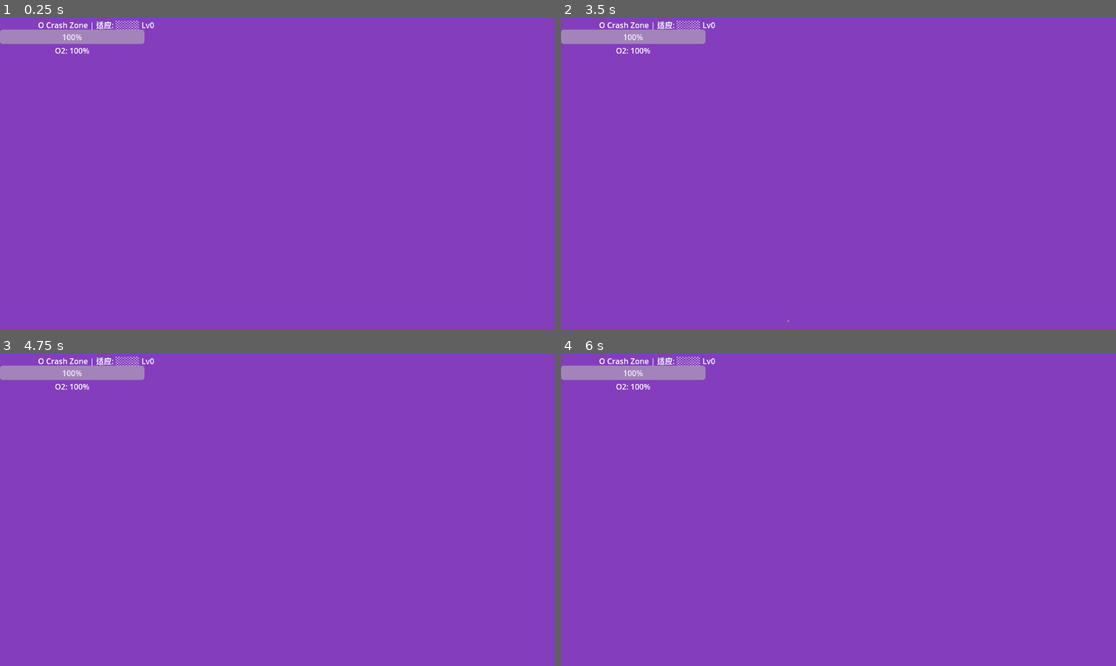
Above: before the commit, frames 1-4 (two rows, left to right).
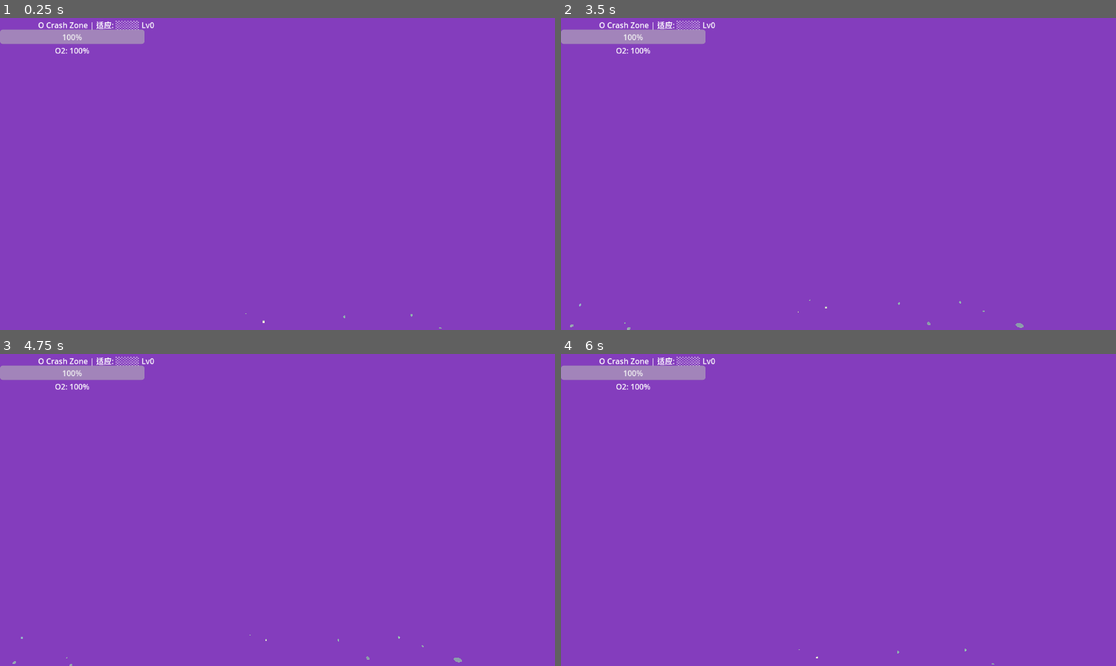
Above: after the commit, the same moments.

Repository: qnctx/star-abyss-game
Game: Godot game, scene res://scenes/main.tscn
Two runs of this game, one before a commit and one after it. Both use one fixed random seed, a clock stepped at 60 frames per second and the inputs below.
Inputs (mouse positions are in pixels of both pictures, inside the frame that each line leads up to):
- Up to frame 1 (0.25 s): no input
- Up to frame 2 (3.5 s): tap Enter at 0.5, 2 s; move the mouse to (960, 158) at 0.52 s; hold D (move_right) 0.53-1.28 s; hold E (interact) 0.53-1.28 s; tap Space at 1.25, 2.75 s; move the mouse to (727, 189) at 1.27 s; hold S (move_back) 1.28-2.03 s; click (727, 189) at 1.35 s; move the mouse to (894, 105) at 2.02 s; hold D (move_right) 2.03-2.78 s; hold Shift (sprint) 2.03-2.78 s; move the mouse to (810, 236) at 2.77 s; hold W (move_forward) from 2.78 s (still down); tap T (teleport) at 2.85 s
- Up to frame 3 (4.75 s): move the mouse to (444, 556) at 3.52 s; release W (move_forward) at 3.53 s; hold E (interact) 3.53-4.28 s; hold A (move_left) from 3.53 s (still down); tap Enter at 4.25 s; move the mouse to (111, 463) at 4.27 s; click (111, 463) at 4.35 s
- Up to frame 4 (6 s): move the mouse to (866, 510) at 5.02 s; release A (move_left) at 5.03 s; hold S (move_back) 5.03-5.78 s; hold Shift (sprint) 5.03-5.78 s; tap Space at 5.75 s; move the mouse to (755, 432) at 5.77 s; hold D (move_right) from 5.78 s (still down); tap T (teleport) at 5.85 s

The runs differ from the first frame. In frame 1, less than 0.1% of the frame differs, in the area x 44-80%, y 94-100%; in frame 2, less than 0.1%, in the area x 1-84%, y 90-100%; in frame 3, less than 0.1%; in frame 4, less than 0.1%.

Commit message:
fix: 移除main.tscn重复World节点，调整Camera3D顺序

Diff:
--- a/src/scenes/main.tscn
+++ b/src/scenes/main.tscn
@@ -81,18 +81,18 @@
 [node name="WorldEnvironment" type="WorldEnvironment" parent="."]
 environment = SubResource("Environment_main")
 
+[node name="Player" type="CharacterBody3D" parent="." groups=["player"]]
+transform = Transform3D(1, 0, 0, 0, 1, 0, 0, 0, 1, 0, 1, 0)
+script = ExtResource("1_player_script")
+
+[node name="CollisionShape3D" type="CollisionShape3D" parent="Player"]
+shape = SubResource("CylinderShape3D_player")
+
 [node name="Camera3D" type="Camera3D" parent="Player"]
 transform = Transform3D(1, 0, 0, 0, 1, 0, 0, 0, 1, 0, 20, 0)
 current = true
 fov = 50.0
 projection = 0
-
-[node name="Player" type="CharacterBody3D" parent="." groups=["player"]]
-transform = Transform3D(1, 0, 0, 0, 1, 0, 0, 0, 1, 0, 1, 0)
-script = ExtResource("1_player_script")
-
-[node name="CollisionShape3D" type="CollisionShape3D" parent="Player"]
-shape = SubResource("CylinderShape3D_player")
 
 [node name="PlayerModel" parent="Player" instance=ExtResource("7_player_model")]
 transform = Transform3D(1, 0, 0, 0, 1, 0, 0, 0, 1, 0, -0.5, 0)
@@ -217,6 +217,3 @@
 
 [node name="TeleportManager" type="Node" parent="."]
 script = ExtResource("16_teleport_manager")
-
-[node name="World" type="Node" parent="."]
-script = ExtResource("17_world_generator")
--- a/src/scripts/world_generator.gd
+++ b/src/scripts/world_generator.gd
@@ -81,8 +81,6 @@
 	_GROUND_MATERIAL = _create_ground_material()
 	print("WorldGenerator: noise loaded, terrain material initialized")
 	# Defer so scene tree is fully unlocked before any add_child()
-	# Set guard BEFORE deferred call to prevent re-entry if _ready() fires multiple times
-	_generated = true
 	generate_world.call_deferred()
 
 
@@ -132,9 +130,9 @@
 # ===========================================================================
 
 func generate_world() -> void:
-	print("WorldGenerator: generate_world() started")
+	print("WorldGenerator: generate_world() called")
 	if _generated:
-		print("WorldGenerator: already generated, skipping.")
+		print("WorldGenerator: already generated (guard true), skipping.")
 		return
 	var scene: Node = get_tree().current_scene
 	print("WorldGenerator: current_scene = ", scene)
